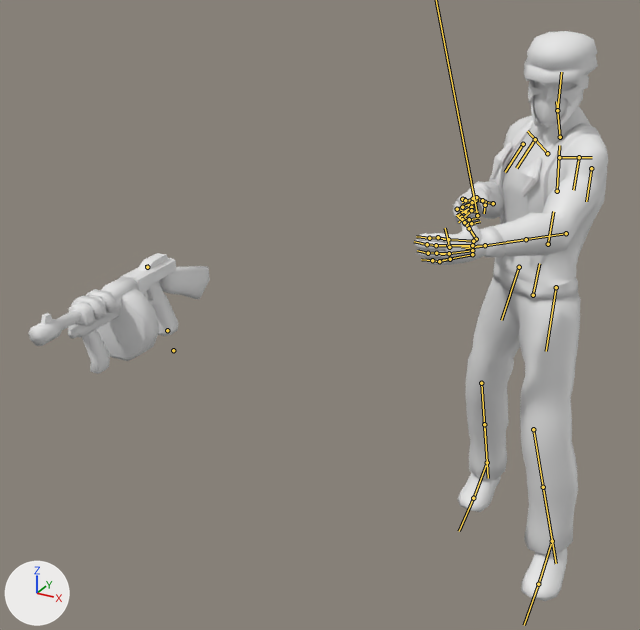
Two versions of the FBX model Assets/ART/Animation/Gauner/Weapons/TommyGun/Shoot/Gauner_TommyGun_Shoot_Additive.fbx, one commit apart.
Camera for both pictures: a camera (50 mm lens) standing at (0.83, -3.31, 2.49) and looking at (-0.59, -0.73, 1.2). The axes (+X, +Y, +Z) are drawn at lower left. The lights are the same throughout. Both versions are drawn at frame 1 of the action 'Gauner_TommyGun_Shoot_Additive'; the numbers are the values there. The bones that bend it are drawn over the model as lines.

Objects in the first picture: 'Enemy', 'Head', 'Mask', 'TomGun'.
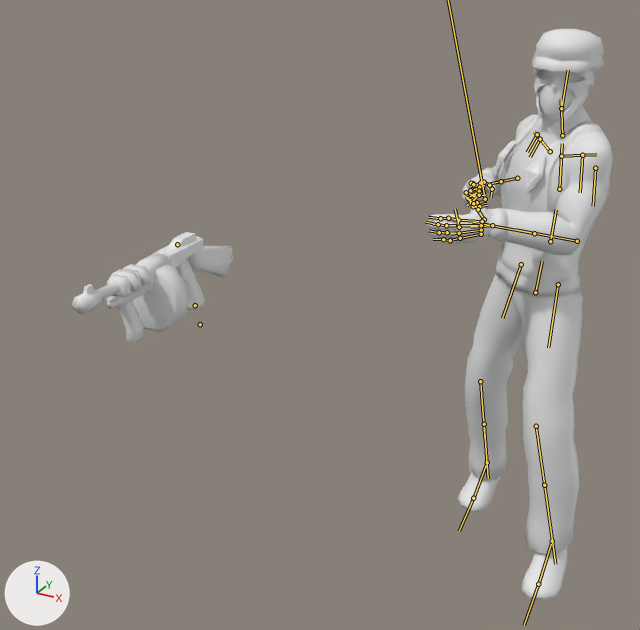
Boxes [x1, y1, x2, y2] around the edits, measured in the pictures (640 x 630 px):
'Enemy', posed
    before: [415, 75, 608, 601]
    after: [427, 70, 613, 601]
'TomGun', posed (11% narrower, 8% shorter)
    before: [28, 253, 210, 374]
    after: [72, 232, 233, 343]
'Head', posed
    before: [524, 31, 597, 84]
    after: [532, 29, 604, 73]
'Mask', posed
    before: [526, 74, 589, 129]
    after: [534, 68, 595, 122]
bone 'root.x', root to tip
    before: (533, 295) to (539, 263)
    after: (535, 292) to (542, 261)
bone 'neck.x', root to tip
    before: (560, 137) to (556, 101)
    after: (562, 135) to (561, 99)
bone 'head.x', root to tip
    before: (557, 110) to (561, 72)
    after: (561, 108) to (568, 70)
bone 'shoulder.r', root to tip
    before: (547, 153) to (527, 131)
    after: (550, 151) to (534, 131)
bone 'arm_stretch.r', root to tip
    before: (535, 139) to (516, 168)
    after: (540, 139) to (530, 157)
bone 'forearm_stretch.r', root to tip
    before: (493, 203) to (481, 201)
    after: (517, 178) to (493, 183)
bone 'hand.r', root to tip
    before: (476, 200) to (468, 206)
    after: (483, 184) to (476, 190)
bone 'shoulder.l', root to tip
    before: (559, 157) to (592, 157)
    after: (561, 156) to (596, 154)
bone 'arm_stretch.l', root to tip
    before: (579, 157) to (573, 190)
    after: (582, 155) to (580, 192)
bone 'forearm_stretch.l', root to tip
    before: (566, 233) to (507, 242)
    after: (577, 241) to (515, 229)
bone 'hand.l', root to tip
    before: (485, 245) to (461, 247)
    after: (492, 225) to (471, 227)
bone 'leg_stretch.l', root to tip
    before: (533, 429) to (547, 510)
    after: (536, 426) to (548, 509)
bone 'thigh_stretch.r', root to tip
    before: (519, 267) to (501, 320)
    after: (521, 264) to (502, 318)

Diff of the bpy script that builds the scene:
```diff
--- a/Assets/ART/Animation/Gauner/Weapons/TommyGun/Shoot/Gauner_TommyGun_Shoot_Additive.fbx.py
+++ b/Assets/ART/Animation/Gauner/Weapons/TommyGun/Shoot/Gauner_TommyGun_Shoot_Additive.fbx.py
@@ bone_root_x @@
 bone_root_x = bpy.data.objects['root'].pose.bones['root.x']
-bone_root_x.location = (-1.1, -2.3, 1.1)
+bone_root_x.location = (-1.1, -2.3, -2.1)
@@ bone_neck_x @@
 bone_neck_x = bpy.data.objects['root'].pose.bones['neck.x']  # child of 'spine_02.x'
-bone_neck_x.rotation_quaternion = (0.984, 0.134, 0.121, -0.014)  # degrees (16, 14, 0)
+bone_neck_x.rotation_quaternion = (0.987, 0.098, 0.123, -0.011)  # degrees (11, 14, 0)
@@ bone_head_x @@
 bone_head_x = bpy.data.objects['root'].pose.bones['head.x']  # child of 'neck.x'
-bone_head_x.rotation_quaternion = (0.952, -0.172, 0.246, -0.056)  # degrees (-23, 27, -12)
+bone_head_x.rotation_quaternion = (0.944, -0.218, 0.246, -0.037)  # degrees (-29, 27, -11)
@@ bone_shoulder_r @@
 bone_shoulder_r = bpy.data.objects['root'].pose.bones['shoulder.r']  # child of 'spine_02.x'
-bone_shoulder_r.rotation_quaternion = (0.988, 0.128, -0.036, 0.082)  # degrees (14, -5, 9)
+bone_shoulder_r.rotation_quaternion = (0.994, 0.097, -0.036, 0.039)  # degrees (11, -5, 4)
@@ bone_arm_stretch_r @@
 bone_arm_stretch_r = bpy.data.objects['root'].pose.bones['arm_stretch.r']  # child of 'shoulder.r'
-bone_arm_stretch_r.rotation_quaternion = (0.955, -0.077, -0.14, 0.249)  # degrees (-13, -13, 31)
+bone_arm_stretch_r.rotation_quaternion = (0.994, 0.052, -0.086, -0.036)  # degrees (6, -10, -5)
@@ bone_forearm_stretch_r @@
 bone_forearm_stretch_r = bpy.data.objects['root'].pose.bones['forearm_stretch.r']  # child of 'arm_stretch.r'
-bone_forearm_stretch_r.rotation_quaternion = (0.735, 0.0, 0.0, 0.678)  # degrees (0, 0, 85)
+bone_forearm_stretch_r.rotation_quaternion = (0.616, 0.0, 0.0, 0.788)  # degrees (0, 0, 104)
@@ bone_hand_r @@
 bone_hand_r = bpy.data.objects['root'].pose.bones['hand.r']  # child of 'forearm_stretch.r'
-bone_hand_r.rotation_quaternion = (0.935, 0.076, 0.278, -0.206)  # degrees (2, 33, -24)
+bone_hand_r.rotation_quaternion = (0.929, -0.014, 0.365, -0.063)  # degrees (-6, 43, -10)
@@ bone_shoulder_l @@
 bone_shoulder_l = bpy.data.objects['root'].pose.bones['shoulder.l']  # child of 'spine_02.x'
-bone_shoulder_l.rotation_quaternion = (0.985, 0.104, 0.059, -0.121)  # degrees (11, 8, -13)
+bone_shoulder_l.rotation_quaternion = (0.988, 0.108, 0.046, -0.096)  # degrees (12, 6, -10)
@@ bone_arm_stretch_l @@
 bone_arm_stretch_l = bpy.data.objects['root'].pose.bones['arm_stretch.l']  # child of 'shoulder.l'
-bone_arm_stretch_l.rotation_quaternion = (0.953, 0.051, -0.148, -0.261)  # degrees (10, -15, -32)
+bone_arm_stretch_l.rotation_quaternion = (0.978, -0.088, -0.024, -0.186)  # degrees (-9, -5, -21)
@@ bone_forearm_stretch_l @@
 bone_forearm_stretch_l = bpy.data.objects['root'].pose.bones['forearm_stretch.l']  # child of 'arm_stretch.l'
-bone_forearm_stretch_l.rotation_quaternion = (0.943, 0.0, 0.0, -0.334)  # degrees (0, 0, -39)
+bone_forearm_stretch_l.rotation_quaternion = (0.807, 0.0, 0.0, -0.591)  # degrees (0, 0, -72)
@@ bone_hand_l @@
 bone_hand_l = bpy.data.objects['root'].pose.bones['hand.l']  # child of 'forearm_stretch.l'
-bone_hand_l.rotation_quaternion = (0.908, -0.006, -0.418, -0.029)  # degrees (1, -49, -4)
+bone_hand_l.rotation_quaternion = (0.928, 0.142, -0.315, 0.142)  # degrees (13, -39, 13)
@@ bone_leg_stretch_l @@
 bone_leg_stretch_l = bpy.data.objects['root'].pose.bones['leg_stretch.l']  # child of 'thigh_stretch.l'
-bone_leg_stretch_l.rotation_quaternion = (0.987, -0.079, 0.006, 0.137)  # degrees (-9, 2, 16)
+bone_leg_stretch_l.rotation_quaternion = (0.99, -0.072, 0.006, 0.122)  # degrees (-8, 2, 14)
@@ bone_thigh_stretch_r @@
 bone_thigh_stretch_r = bpy.data.objects['root'].pose.bones['thigh_stretch.r']  # child of 'root.x'
-bone_thigh_stretch_r.rotation_quaternion = (0.942, -0.002, -0.336, -0.003)  # degrees (0, -39, 0)
+bone_thigh_stretch_r.rotation_quaternion = (0.942, -0.004, -0.335, 0.017)  # degrees (-1, -39, 3)
```
